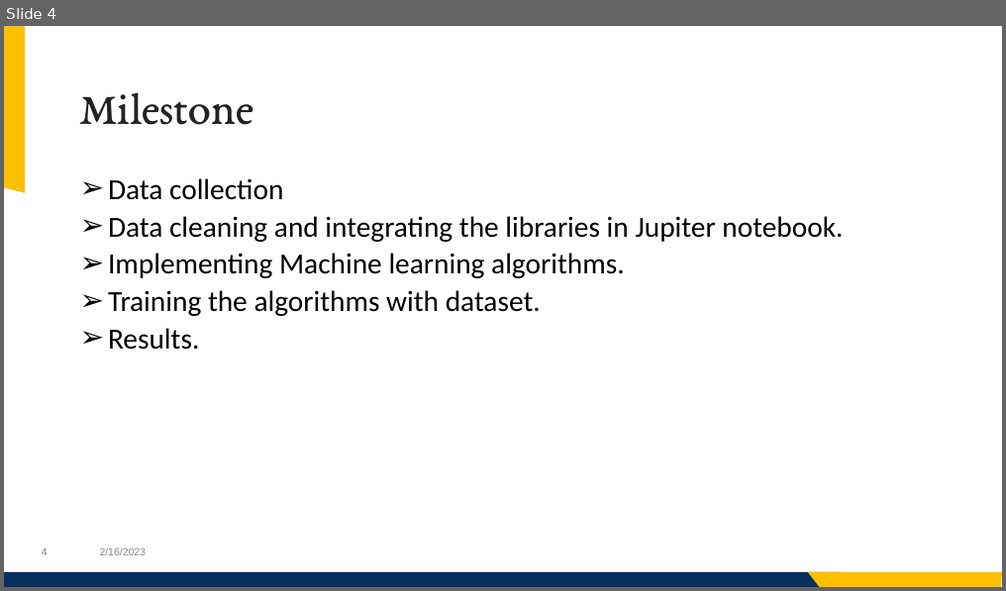
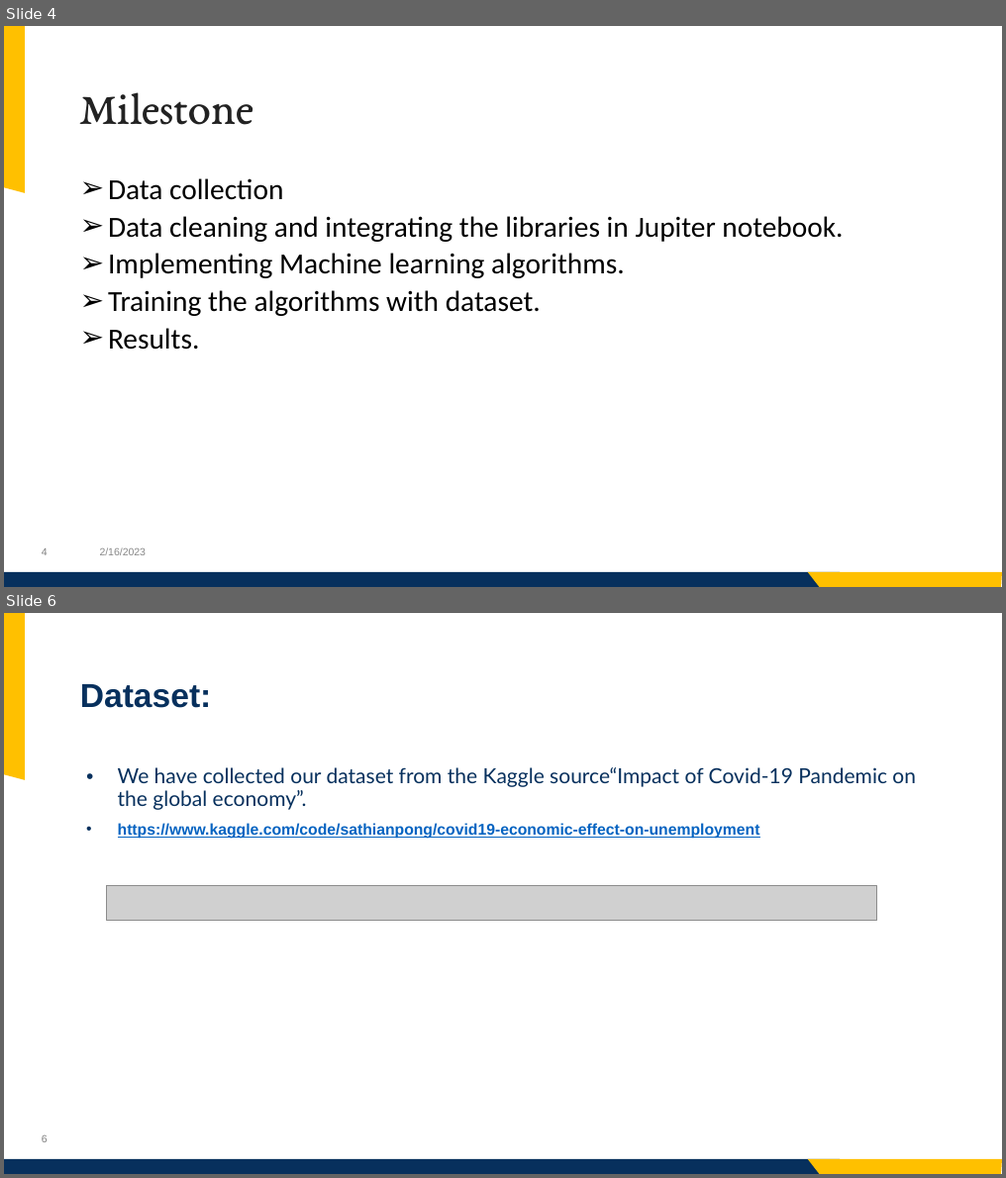
Before and after one commit to jashwanth08/SpringCapstone2023, a slide deck: presentataions/Presentation.pptx. Shown one above the other, each under a label of ours: slide 4 before the commit, slides 4 and 6 after it; the slides between them are not shown. The pictures are 1006x591 and 1006x1178 pixels, drawn with LibreOffice and Linux fonts; fonts in the diff are those of the drawing; grey boxes stand for pictures; background and template pictures are left out. Boxes give left, top, right and bottom in pixels: in the first picture for what was removed or moved away, otherwise in the second. Text is boxed around its words. In the diff, an @@ line names an element or a change of style, - is before the commit and + after.

```diff
--- a/presentataions/Presentation.pptx
+++ b/presentataions/Presentation.pptx
@@ slide 6 added at box(4, 613, 1002, 1174), background picture (left out); not listed: 4 template elements that a slide beside it also shows @@
@@ title added at box(80, 684, 212, 708), 32 pt, text #07305D, bold @@
+Dataset:
@@ text added at box(118, 767, 916, 839), 20 pt, text #07305D @@
+• We have collected our dataset from the Kaggle source“Impact of Covid-19 Pandemic on the global economy”.
+• https://www.kaggle.com/code/sathianpong/covid19-economic-effect-on-unemployment
@@ picture added at box(107, 885, 877, 920) @@
```
Also in this commit, not shown: 3 other slides added, 1 slide removed, 1 other file.
